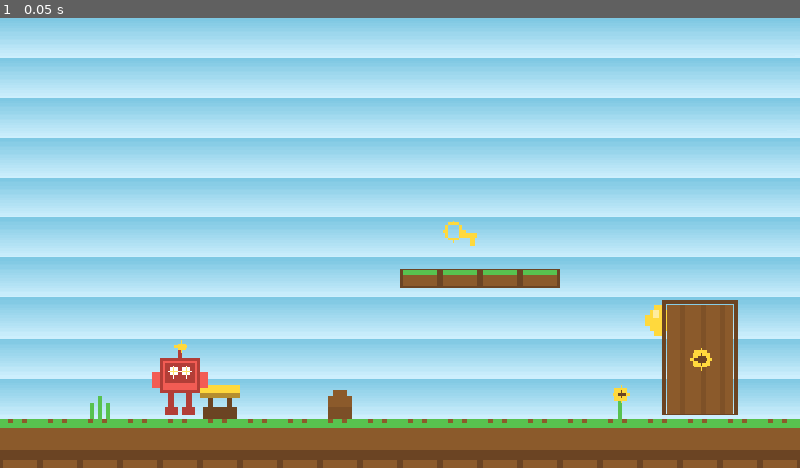
Above: before the commit, frame 1.
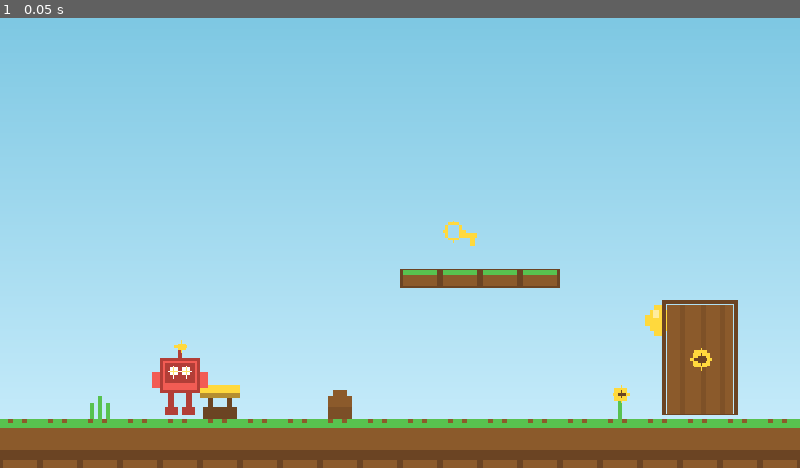
Above: after the commit, the same moment.

Repository: mansyar/chunky-platformer
Game: Godot game, scene res://src/proof/proof.tscn
The game is run twice, just before and just after one commit, with the same random seed, the same clock (stepped at 60 frames per second) and the same inputs.
Inputs:
- Up to frame 1 (0.05 s): no input

The runs differ from the first frame. In frame 1, 38% of the frame differs, in the area x 0-100%, y 3-86%.

Commit message:
fix(proof): Render sky as screen-resolution gradient, kill banding

Diff:
--- a/src/factory/asset_spec.gd
+++ b/src/factory/asset_spec.gd
@@ -27,7 +27,9 @@
 	{"name": "deco_grass_tuft", "kind": "deco", "size": TILE_SIZE, "palette": "area"},
 	{"name": "deco_rock", "kind": "deco", "size": TILE_SIZE, "palette": "area"},
 	{"name": "deco_flower", "kind": "deco", "size": TILE_SIZE, "palette": "area"},
-	{"name": "sky_strip", "kind": "background", "size": TILE_SIZE, "palette": "area"},
+	# Screen-resolution vertical gradient: rendered 1:1 behind the scaled
+	# world, so gradient steps are one screen pixel and invisible.
+	{"name": "sky_strip", "kind": "background", "size": Vector2i(16, 720), "palette": "area"},
 	# --- robot animation frames (8): idle x2, walk x4, jump, land-squash ---
 	{"name": "robot_idle_0", "kind": "frame", "size": ROBOT_FRAME_SIZE, "palette": "robot"},
 	{"name": "robot_idle_1", "kind": "frame", "size": ROBOT_FRAME_SIZE, "palette": "robot"},
--- a/src/proof/proof_scene.gd
+++ b/src/proof/proof_scene.gd
@@ -14,25 +14,27 @@
 
 
 func _ready() -> void:
+	# Sky renders at screen resolution (scale 1) for a smooth gradient;
+	# the scaled world draws on top of it.
+	_build_sky()
 	var world := Node2D.new()
 	world.name = "World"
 	world.scale = Vector2(WORLD_SCALE, WORLD_SCALE)
 	add_child(world)
-	_build_sky(world)
 	_build_tiles(world)
 	_build_props(world)
 	_build_robot(world)
 
 
-func _build_sky(world: Node2D) -> void:
+func _build_sky() -> void:
 	var sky := Sprite2D.new()
 	sky.name = "Sky"
 	sky.texture = AssetFactory.get_texture("sky_strip", "meadow")
 	sky.centered = false
 	sky.region_enabled = true
-	sky.region_rect = Rect2(Vector2.ZERO, Vector2(VIEW))
+	sky.region_rect = Rect2(Vector2.ZERO, Vector2(1280, 720))
 	sky.texture_repeat = CanvasItem.TEXTURE_REPEAT_ENABLED
-	world.add_child(sky)
+	add_child(sky)
 
 
 func _build_tiles(world: Node2D) -> void:
